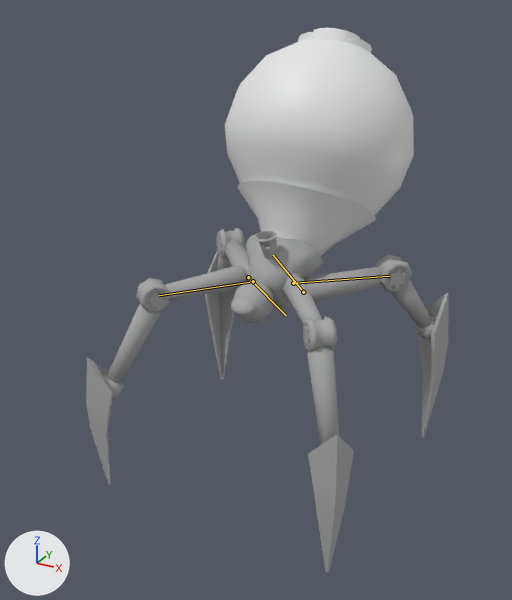
Renders of the FBX model Assets/Meshes/Spider/MiniSpider_Skinned.fbx from each side of a commit.
Camera for both pictures: a 50 mm lens placed at (17.6, -34.1, 27.7), pointed at (-0.6, -1.2, 11.2). The axes (+X, +Y, +Z) are drawn at lower left. The lights are the same throughout. Both versions are drawn at the pose saved in each file; the numbers are the values there. The bones that change are drawn over the model as lines.

Objects in the first picture: 'Bomb', 'LittleSpider_mesh'.
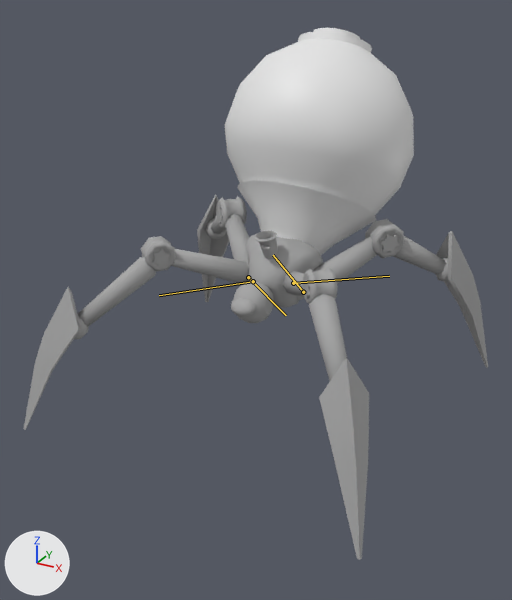
Changed parts and their boxes (x1, y1, x2, y2) in the pictures (512 x 600 px):
```json
{"object": "LittleSpider_mesh", "change": "posed", "before": [86, 228, 449, 572], "after": [23, 194, 488, 559], "on screen": "28% wider, 6% taller"}
```

The change, as JSON lines over the scene's bpy script:
```json
{"block": "bone_leg001", "where": "bone_leg001 = bpy.data.objects['Armature'].pose.bones['Leg001']  # child of 'Root'"}
{"op": "set", "path": "bone_leg001.rotation_quaternion", "old": "(1.0, 0.0, 0.0, 0.0)", "new": "(0.976, 0.0, -0.216, 0.0)", "note": "degrees (0, 0, 0) -> degrees (0, -25, 0)"}
{"block": "bone_leg007_mirrored", "where": "bone_leg007_mirrored = bpy.data.objects['Armature'].pose.bones['Leg007(mirrored)']  # child of 'Root'"}
{"op": "set", "path": "bone_leg007_mirrored.rotation_quaternion", "old": "(1.0, 0.0, 0.0, 0.0)", "new": "(0.976, 0.0, -0.216, 0.0)", "note": "degrees (0, 0, 0) -> degrees (0, -25, 0)"}
{"block": "bone_leg004", "where": "bone_leg004 = bpy.data.objects['Armature'].pose.bones['Leg004']  # child of 'Root'"}
{"op": "set", "path": "bone_leg004.rotation_quaternion", "old": "(1.0, 0.0, 0.0, 0.0)", "new": "(0.976, 0.0, -0.216, 0.0)", "note": "degrees (0, 0, 0) -> degrees (0, -25, 0)"}
{"block": "bone_leg007", "where": "bone_leg007 = bpy.data.objects['Armature'].pose.bones['Leg007']  # child of 'Root'"}
{"op": "set", "path": "bone_leg007.rotation_quaternion", "old": "(1.0, 0.0, 0.0, 0.0)", "new": "(0.976, 0.0, -0.216, 0.0)", "note": "degrees (0, 0, 0) -> degrees (0, -25, 0)"}
```
